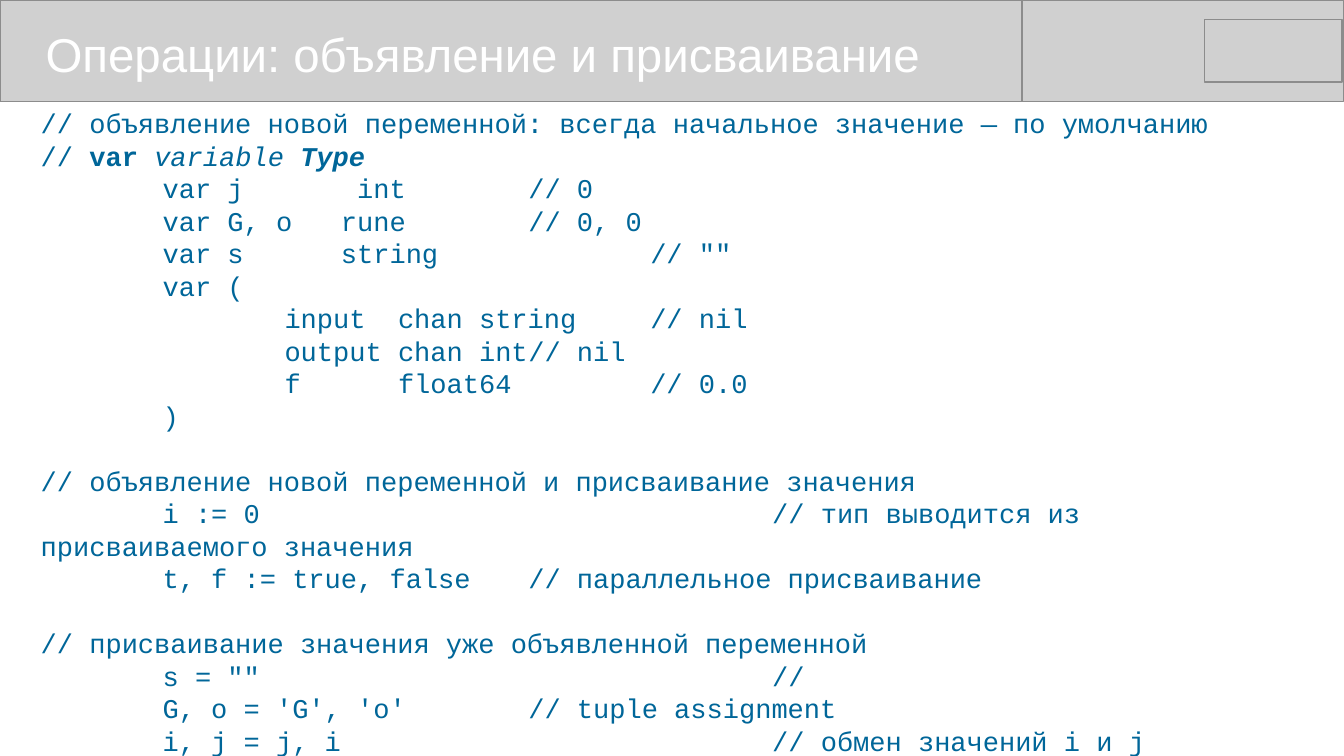
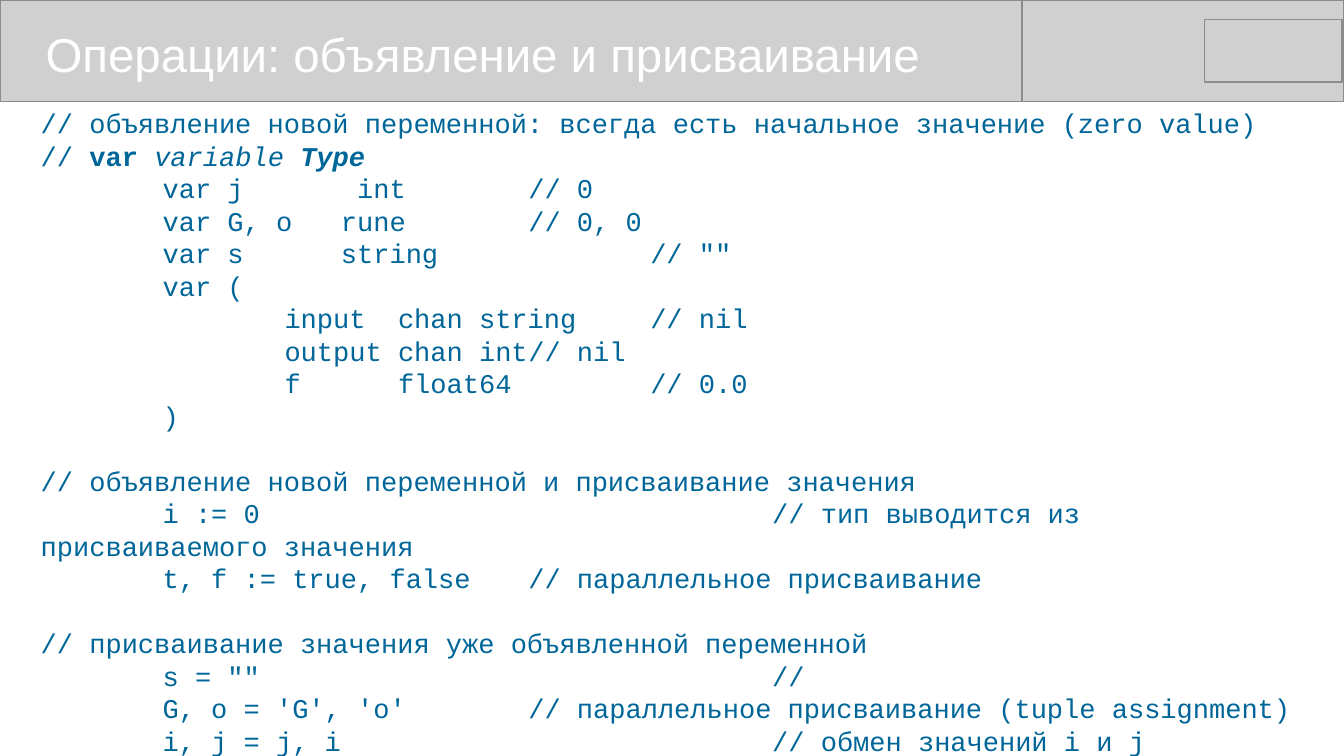
Before and after one commit to mike-shock/Go_language, a slide deck: slide 22 of Go_Review.odp. Drawn at 1344x756 pixels with LibreOffice and Linux fonts; fonts in the diff are those of the drawing; grey boxes stand for pictures. Boxes give left, top, right and bottom in pixels: in the first picture for what was removed or moved away, otherwise in the second. Text is boxed around its words. In the diff, an @@ line names an element or a change of style, - is before the commit and + after.

```diff
--- a/Go_Review.odp
+++ b/Go_Review.odp
@@ text at <box>89,114,1256,139</box>: text changed @@
-// объявление новой переменной: всегда начальное значение — по умолчанию
+// объявление новой переменной: всегда есть начальное значение (zero value)
@@ text at <box>163,699,1290,724</box>: text changed @@
-G, o = 'G', 'o' // tuple assignment
+G, o = 'G', 'o' // параллельное присваивание (tuple assignment)
```
Also in this commit, not shown: 9 other slides changed, 1 slide added, 1 other file.
